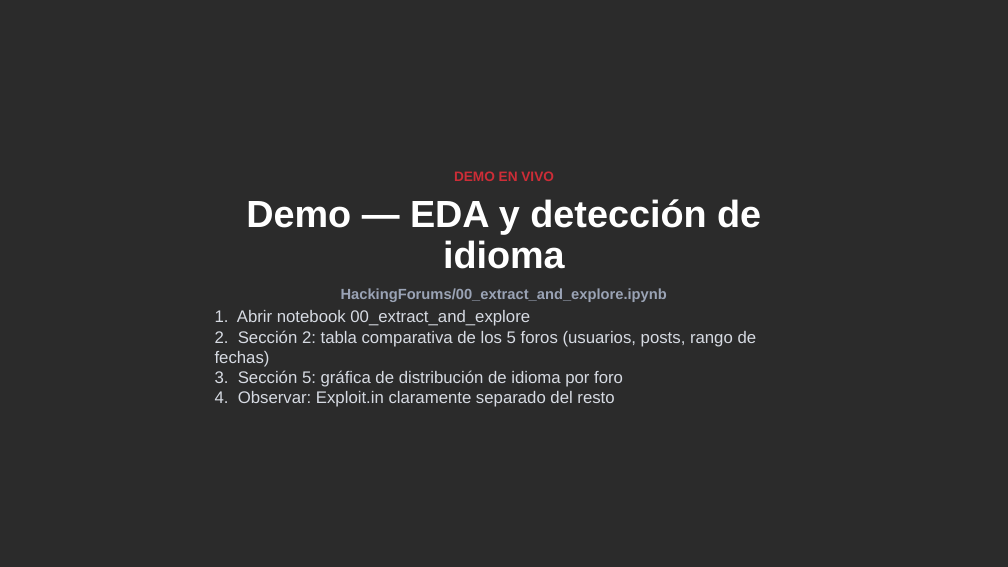
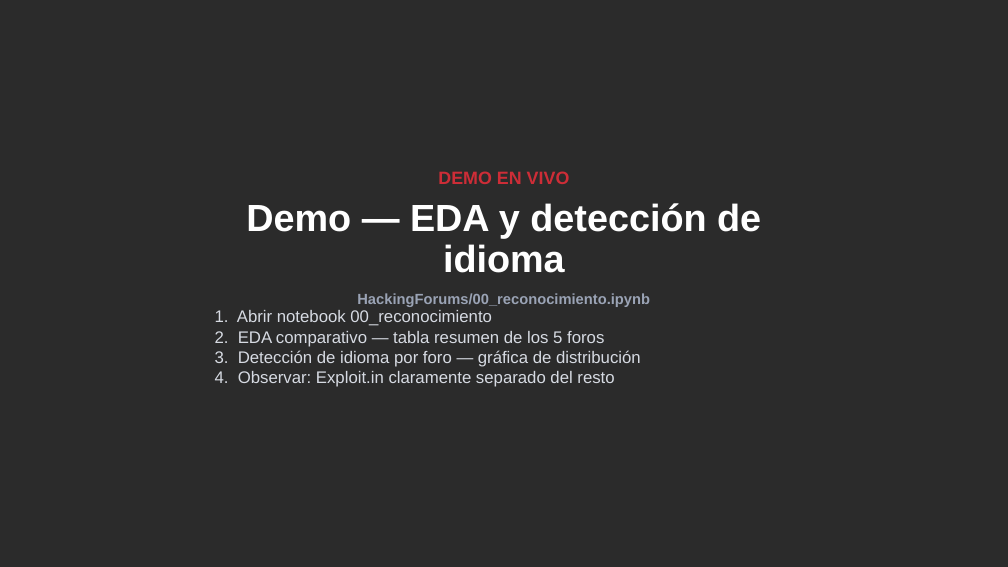
Before and after one commit to drj3ky11/FearOfTheDark, a slide deck: slide 9 of HackingForums/csbc26_caso_hackingforums.pptx. Drawn at 1008x567 pixels with LibreOffice and Linux fonts; fonts in the diff are those of the drawing; background and template pictures are left out; a plain dark background stands for a picture behind light text. Boxes give left, top, right and bottom in pixels: in the first picture for what was removed or moved away, otherwise in the second. Text is boxed around its words. In the diff, an @@ line names an element or a change of style, - is before the commit and + after.

Commit message:
feat: reenfocar los 3 casos prácticos en una técnica protagonista
Cada caso propio (CardingForums, HackingForums, IronMarch) reduce ahora
lo genérico/redundante con Ransomware o entre sí y profundiza su hilo
conductor: IronMarch en centralidad + ground truth judicial, HackingForums
en atribución cross-foro multi-señal (incluida persistencia real
verificada entre los 4 snapshots de OGUsers), CardingForums en Louvain +
especialización de mercado. Notebooks y .pptx regenerados en los tres.

También: correcciones de bloque0_ecosistema (guion y contenido según
revisión) y ajustes globales en _shared/theme.py (tamaño de etiqueta de
sección, aire título-cuerpo, color de viñeta en two_col_slide).

```diff
--- a/HackingForums/csbc26_caso_hackingforums.pptx
+++ b/HackingForums/csbc26_caso_hackingforums.pptx
@@ text at [438, 171, 570, 184]: size 13 to 17 pt in "DEMO EN VIVO" @@
@@ text at [357, 293, 650, 307]: text changed @@
-HackingForums/00_extract_and_explore.ipynb
+HackingForums/00_reconocimiento.ipynb
@@ text at [215, 310, 641, 367]: text changed @@
-1. Abrir notebook 00_extract_and_explore
-2. Sección 2: tabla comparativa de los 5 foros (usuarios, posts, rango de fechas)
-3. Sección 5: gráfica de distribución de idioma por foro
+1. Abrir notebook 00_reconocimiento
+2. EDA comparativo — tabla resumen de los 5 foros
+3. Detección de idioma por foro — gráfica de distribución
```
Also in this commit, not shown: 18 other slides changed, 3 slides added, 1 slide removed, 13 other files.
